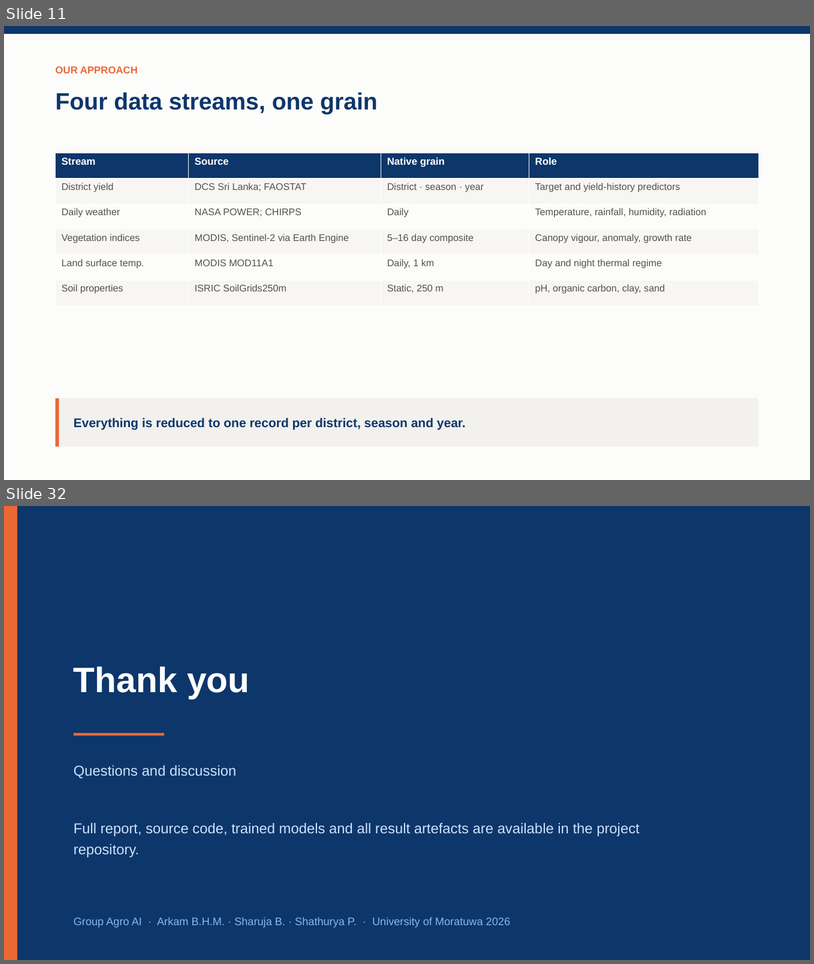
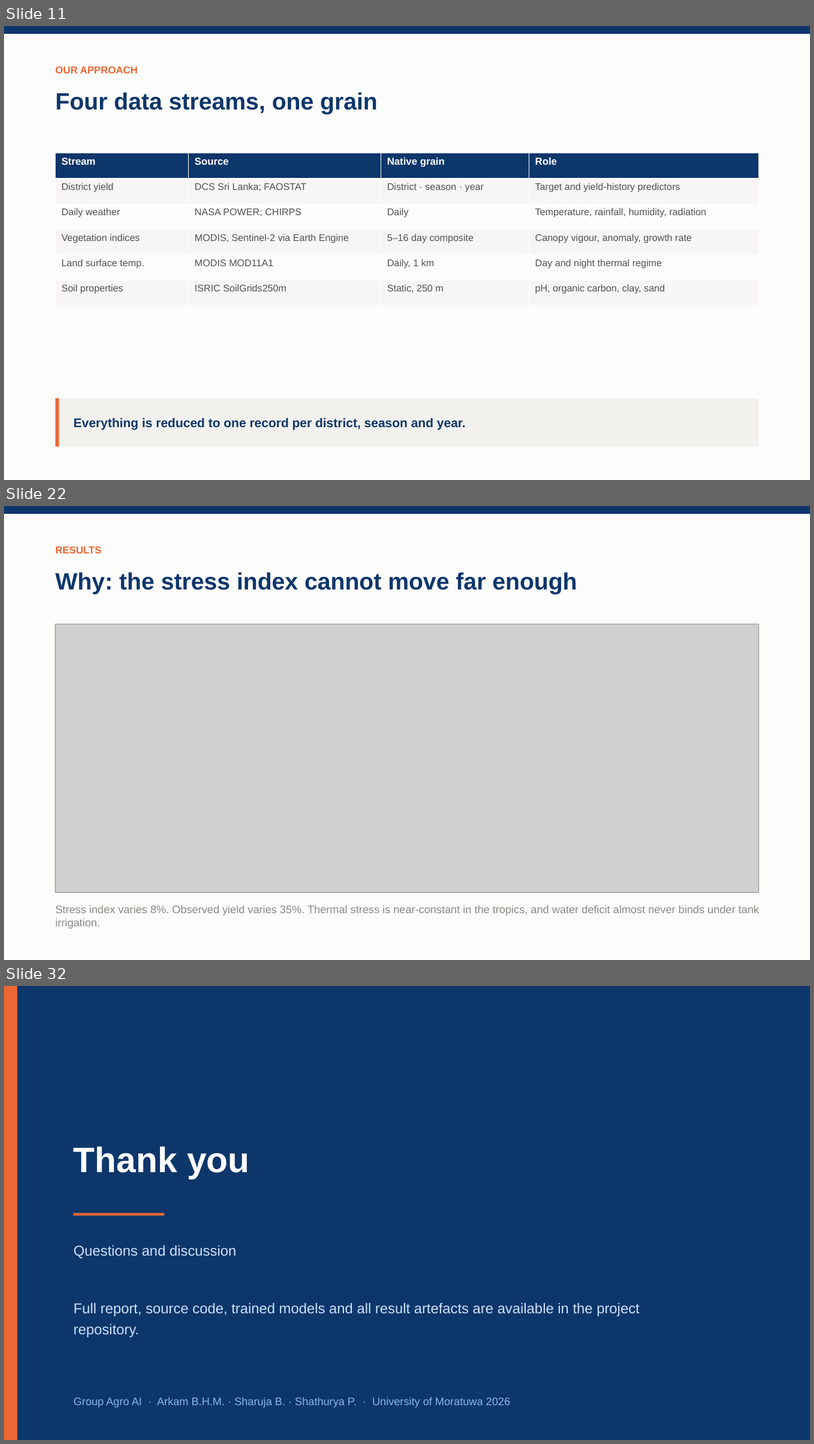
Before and after one commit to Arkambish/AgroAI, a slide deck: outputs/Final_Presentation_AgroAI.pptx. Shown one above the other, each under a label of ours: slides 11 and 32 before the commit, slides 11, 22 and 32 after it; the slides between them are not shown. The pictures are 814x964 and 814x1444 pixels, drawn with LibreOffice and Linux fonts; fonts in the diff are those of the drawing; grey boxes stand for pictures. Boxes give left, top, right and bottom in pixels: in the first picture for what was removed or moved away, otherwise in the second. Text is boxed around its words. In the diff, an @@ line names an element or a change of style, - is before the commit and + after.

```diff
--- a/outputs/Final_Presentation_AgroAI.pptx
+++ b/outputs/Final_Presentation_AgroAI.pptx
@@ slide 22 added at <box>4,506,810,960</box>, background #FCFCFB @@
@@ rectangle added at <box>4,506,810,514</box>, fill #0D366B @@
@@ text added at <box>56,546,102,553</box>, 12 pt, text #EB6834, bold @@
+RESULTS
@@ text added at <box>56,572,577,594</box>, 28 pt, text #0D366B, bold @@
+Why: the stress index cannot move far enough
@@ picture added at <box>56,624,759,892</box> @@
@@ text added at <box>56,905,759,928</box>, 13 pt, text #8A8983 @@
+Stress index varies 8%. Observed yield varies 35%. Thermal stress is near-constant in the tropics, and water deficit almost never binds under tank irrigation.
```
Also in this commit, not shown: 9 slides changed, 12 other slides added, 13 slides removed, 46 other files.
